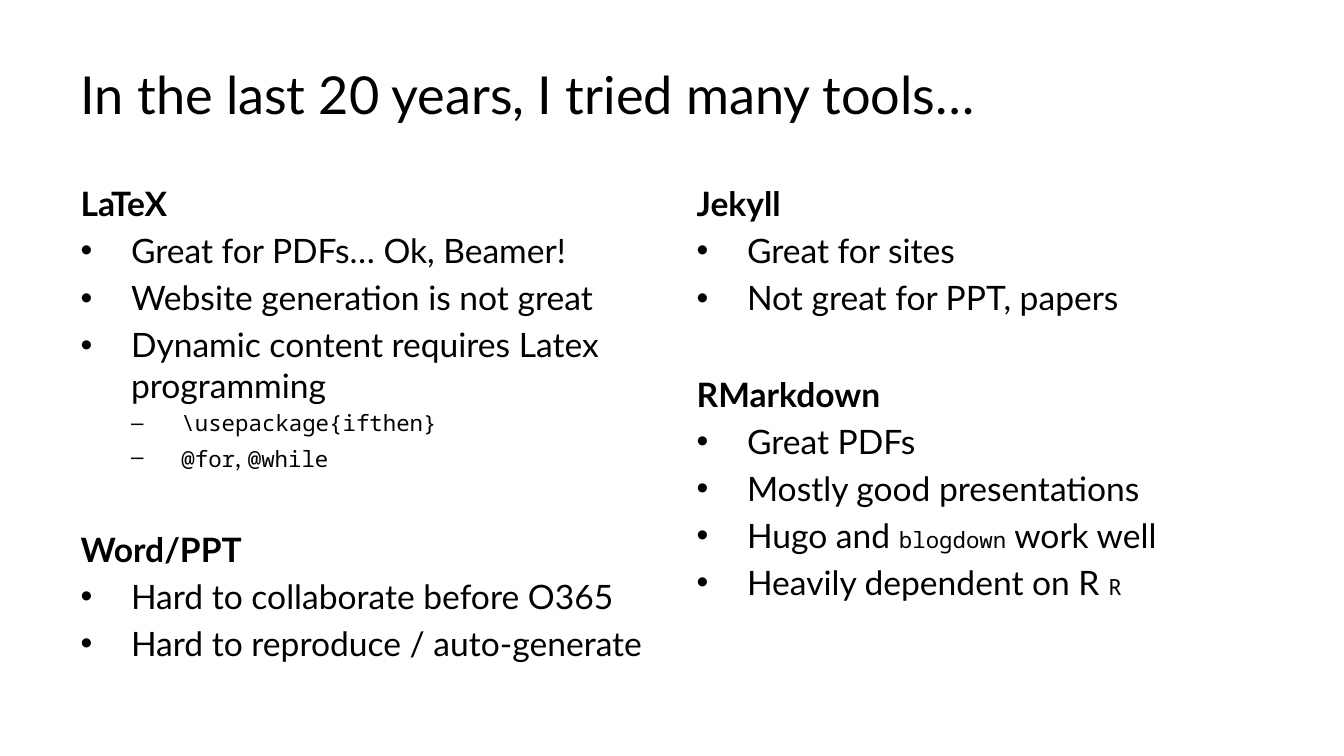
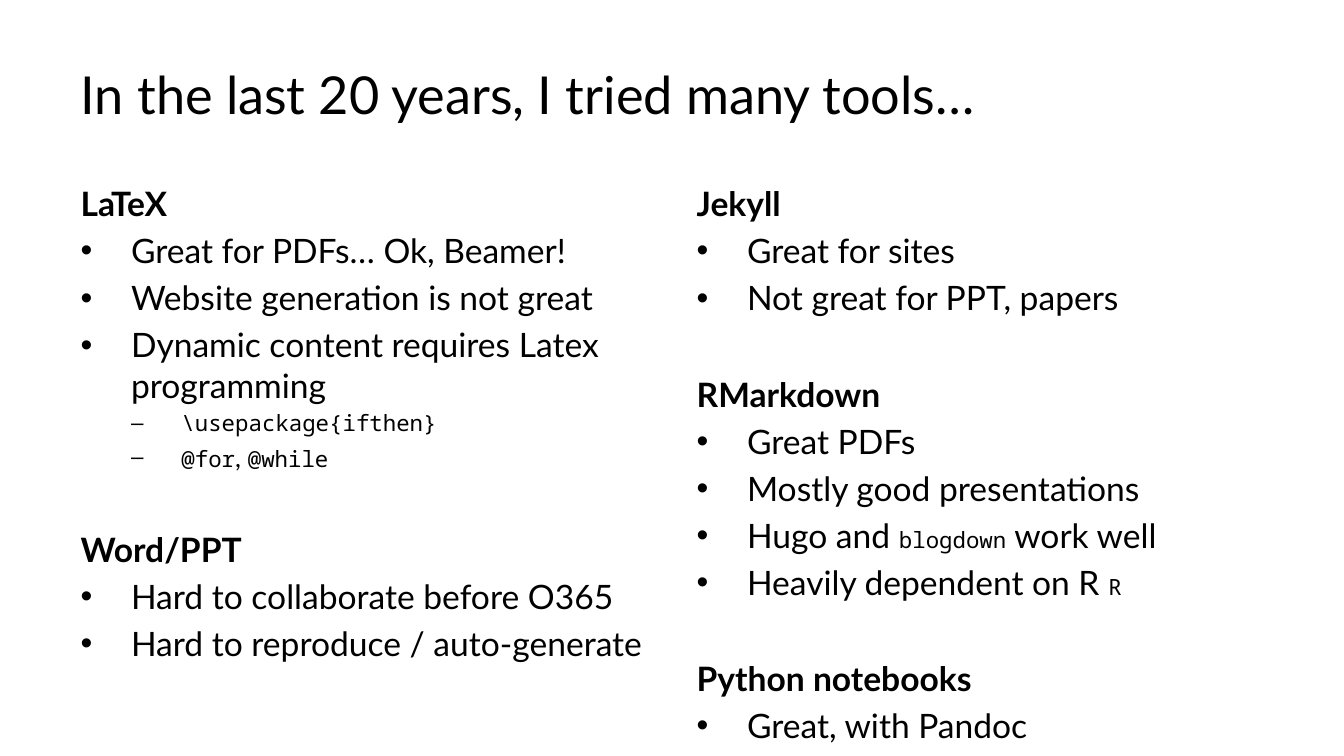
Before and after one commit to lucas-a-meyer/using-quarto, a slide deck: slide 5 of docs/presentation.pptx. Drawn at 1344x756 pixels with LibreOffice and Linux fonts; fonts in the diff are those of the drawing. Boxes give left, top, right and bottom in pixels: in the first picture for what was removed or moved away, otherwise in the second. Text is boxed around its words. In the diff, an @@ line names an element or a change of style, - is before the commit and + after.

```diff
--- a/docs/presentation.pptx
+++ b/docs/presentation.pptx
@@ text at [697,666,1027,743]: paragraphs added @@
+Python notebooks
+• Great, with Pandoc
```
Also in this commit, not shown: 3 slides added, 44 other files.
